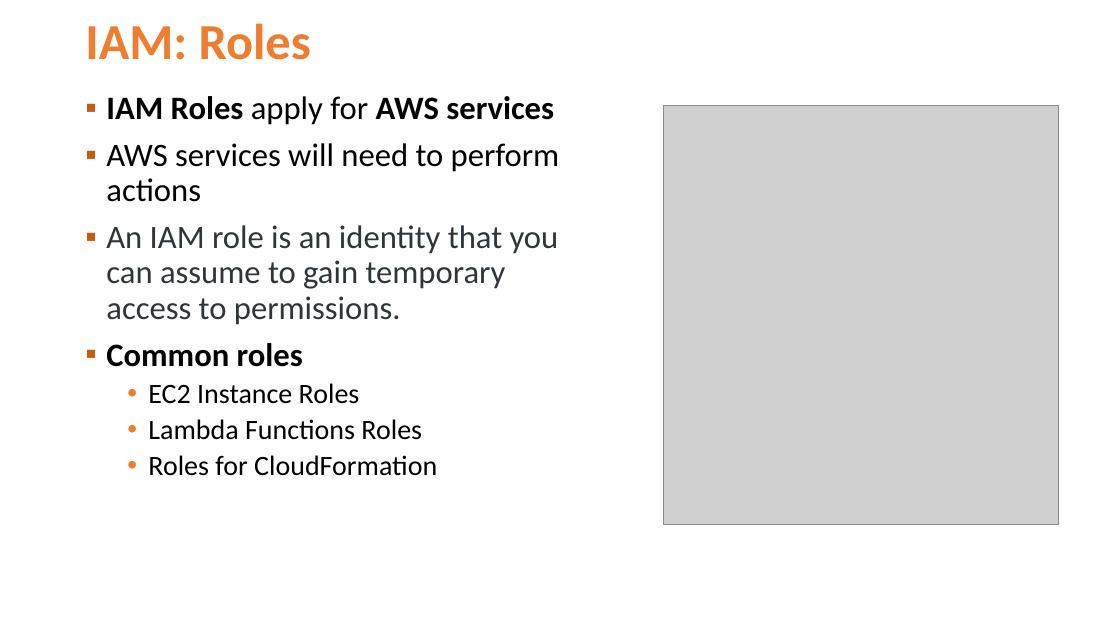
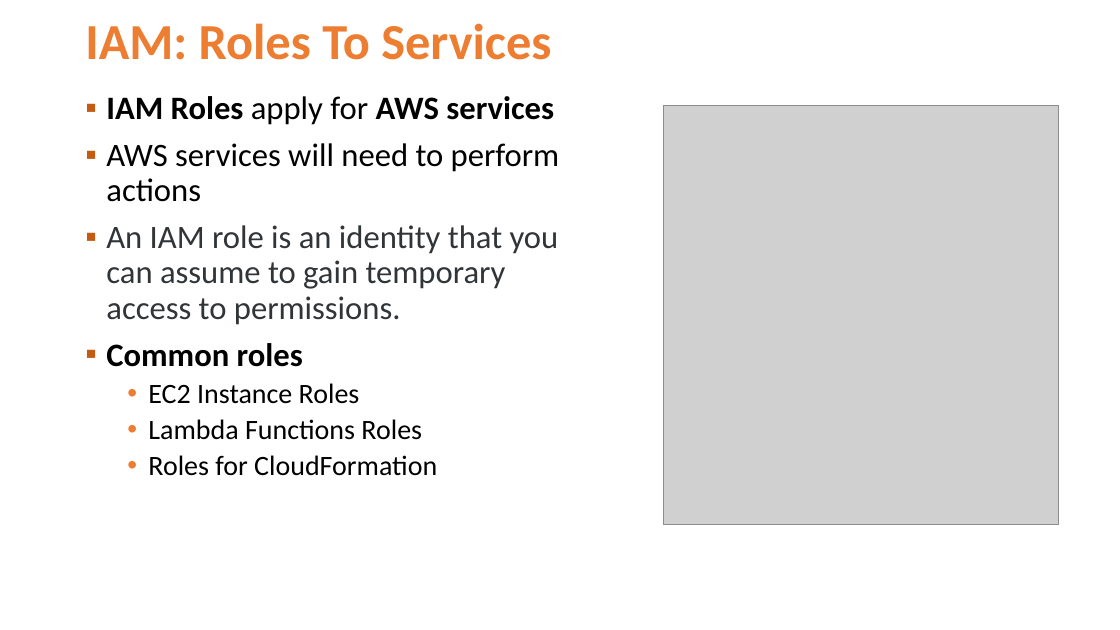
Before and after one commit to Jucer74/ArchitectureMaster, a slide deck: slide 23 of Classes/04-IAM-IdentityandAccessManagement/ArchitectureMaster-04-IAM-IdentityandAccessManagement.pptx. Drawn at 1120x630 pixels with LibreOffice and Linux fonts; fonts in the diff are those of the drawing; grey boxes stand for pictures; background and template pictures are left out. Boxes give left, top, right and bottom in pixels: in the first picture for what was removed or moved away, otherwise in the second. Text is boxed around its words. In the diff, an @@ line names an element or a change of style, - is before the commit and + after.

```diff
--- a/Classes/04-IAM-IdentityandAccessManagement/ArchitectureMaster-04-IAM-IdentityandAccessManagement.pptx
+++ b/Classes/04-IAM-IdentityandAccessManagement/ArchitectureMaster-04-IAM-IdentityandAccessManagement.pptx
@@ title at [85,23,551,60]: text changed @@
-IAM: Roles
+IAM: Roles To Services
```
Also in this commit, not shown: 11 other slides changed.
